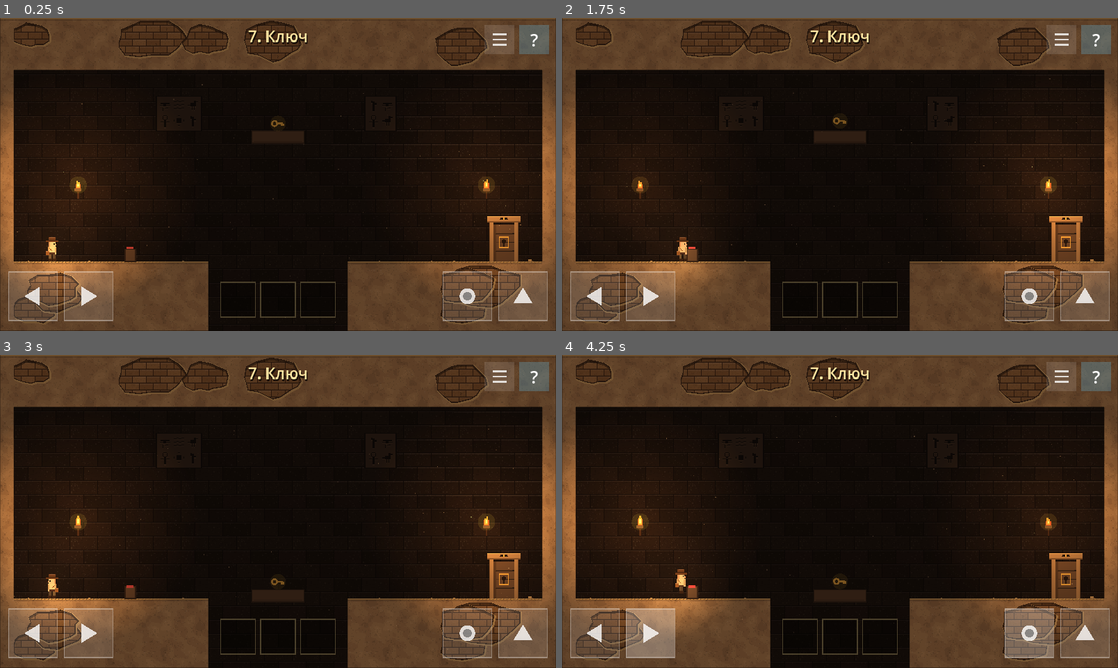
Above: before the commit, frames 1-4 (two rows, left to right).
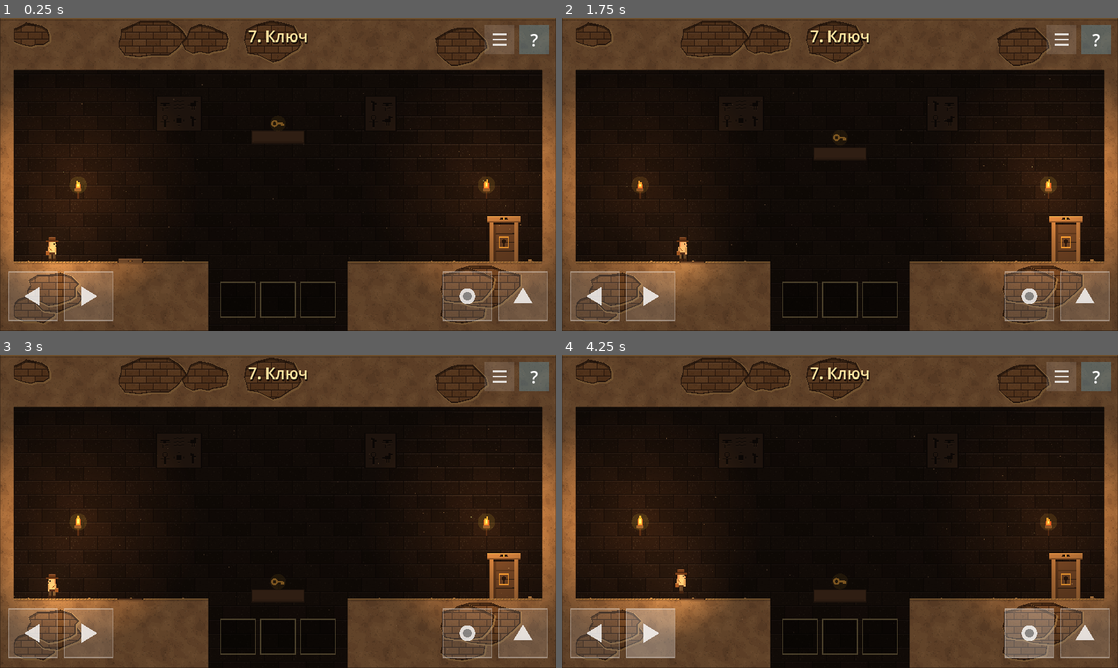
Above: after the commit, the same moments.

Repository: mrvadimjuravlev/mygame
Game: Godot game, scene res://levels/level_07.tscn
The game is run twice, just before and just after one commit, with the same random seed, the same clock (stepped at 60 frames per second) and the same inputs. This scene is started directly instead of the project's main scene.
Inputs (mouse positions are in pixels of both pictures, inside the frame that each line leads up to):
- Up to frame 1 (0.25 s): no input
- Up to frame 2 (1.75 s): tap Enter at 0.5 s; move the mouse to (962, 158) at 0.52 s; hold Right (move_right) 0.53-1.25 s; hold E (action) 0.53-1.25 s; click (962, 158) at 0.67 s; tap Space (jump) at 0.77, 1.07 s; drag from (728, 190) to (840, 121) at 1.27 s
- Up to frame 3 (3 s): move the mouse to (333, 442) at 2.02 s; hold Left (move_left) 2.03-2.75 s; hold E (action) 2.03-2.75 s; tap Enter at 2.1 s; drag from (250, 574) to (505, 580) at 2.77 s
- Up to frame 4 (4.25 s): tap Space (jump) at 3.5, 3.77, 4.07 s; move the mouse to (1006, 558) at 3.52 s; hold Right (move_right) from 3.53 s (still down); hold E (action) from 3.53 s (still down)

The runs differ from the first frame. In frame 1, 0.1% of the frame differs, in the area x 21-26%, y 73-79%; in frame 2, 0.7%, in the area x 21-93%, y 31-79%; in frame 3, 0.1%; in frame 4, 0.1%.

Commit message:
Level 7 button becomes a stone floor plate pressed by standing on it
Co-Authored-By: Claude Opus 5.5 (1M context) <noreply@anthropic.com>
Claude-Session: https://claude.ai/code/session_01Grf5WdcuQYwuX1MMBXvSiC

Diff:
--- a/levels/level_07.tscn
+++ b/levels/level_07.tscn
@@ -1,20 +1,20 @@
 [gd_scene load_steps=10 format=3]
 
-[ext_resource type="Script" path="res://scripts/level.gd" id="1_5d5ev"]
-[ext_resource type="Script" path="res://scripts/solid.gd" id="2_7ovfd"]
-[ext_resource type="Script" path="res://scripts/door.gd" id="3_d5lw6"]
-[ext_resource type="Script" path="res://scripts/key_item.gd" id="4_j51n5"]
-[ext_resource type="Script" path="res://scripts/lever.gd" id="5_cbj7m"]
-[ext_resource type="Script" path="res://scripts/exit_door.gd" id="6_ljekj"]
-[ext_resource type="Script" path="res://scripts/torch.gd" id="7_qy7ur"]
-[ext_resource type="Script" path="res://scripts/glyphs.gd" id="8_flphs"]
-[ext_resource type="Script" path="res://scripts/hero.gd" id="9_xyc30"]
+[ext_resource type="Script" path="res://scripts/level.gd" id="1_w6an2"]
+[ext_resource type="Script" path="res://scripts/solid.gd" id="2_lui3d"]
+[ext_resource type="Script" path="res://scripts/door.gd" id="3_ihsjy"]
+[ext_resource type="Script" path="res://scripts/key_item.gd" id="4_t0fvn"]
+[ext_resource type="Script" path="res://scripts/lever.gd" id="5_ctpr6"]
+[ext_resource type="Script" path="res://scripts/exit_door.gd" id="6_kvjho"]
+[ext_resource type="Script" path="res://scripts/torch.gd" id="7_8w4dr"]
+[ext_resource type="Script" path="res://scripts/glyphs.gd" id="8_abf21"]
+[ext_resource type="Script" path="res://scripts/hero.gd" id="9_st3a3"]
 
 [node name="Level07" type="Node2D"]
-script = ExtResource("1_5d5ev")
+script = ExtResource("1_w6an2")
 level_number = 7
 slogan = "Ключ"
-hints = PackedStringArray("Дверь заперта, а к ней не перепрыгнуть.", "Кнопка опускает камень с ключом над пропастью.", "Нажми кнопку, запрыгни на опустившийся камень, возьми ключ и прыгай к двери.")
+hints = PackedStringArray("Дверь заперта, а к ней не перепрыгнуть.", "Каменная плита в полу опускает камень с ключом над пропастью.", "Встань на плиту, запрыгни на опустившийся камень, возьми ключ и прыгай к двери.")
 tutorial_button = ""
 level_width = 640.0
 level_height = 360.0
--- a/scripts/lever.gd
+++ b/scripts/lever.gd
@@ -1,11 +1,12 @@
 @tool
 extends Area2D
 ## Рычаг: герой нажимает кнопку действия рядом с ним. Начало координат — точка крепления снизу.
+## В стиле button это каменная плита в полу: она чуть выступает и проседает, когда на неё встаёт герой.
 
 @export var targets: Array[NodePath] = []
 @export var effect: StringName = &"activate"
 @export var one_shot := true
-## lever — рычаг на стене, button — кнопка на каменном столбике.
+## lever — рычаг на стене, button — каменная плита в полу.
 @export_enum("lever", "button") var style := "lever":
 	set(value):
 		style = value
@@ -17,13 +18,24 @@
 func _ready() -> void:
 	if Engine.is_editor_hint():
 		return
-	add_to_group("interactable")
+	if style != "button":
+		add_to_group("interactable")
 	var shape := CollisionShape2D.new()
 	var rect := RectangleShape2D.new()
 	rect.size = Vector2(28, 26)
 	shape.shape = rect
 	shape.position = Vector2(0, -13)
 	add_child(shape)
+
+
+func _physics_process(_delta: float) -> void:
+	if style != "button" or Engine.is_editor_hint() or (pulled and one_shot):
+		return
+	# Плита нажимается, только когда герой стоит на ней, а не пролетает над ней.
+	for body in get_overlapping_bodies():
+		if body.is_in_group("hero") and body.is_on_floor() and absf(body.global_position.x - global_position.x) < 12.0:
+			use()
+			return
 
 
 func use() -> void:
@@ -37,11 +49,25 @@
 
 func _draw() -> void:
 	if style == "button":
-		draw_rect(Rect2(-6, -14, 12, 14), Color("6e5236"))
-		draw_rect(Rect2(-6, -14, 12, 14), Color("3b2a1c"), false, 1.0)
-		draw_rect(Rect2(-4, -17 if not pulled else -15, 8, 3), Color("d9534f"))
+		_draw_plate()
 		return
 	draw_rect(Rect2(-6, -6, 12, 6), Color("5e4630"))
 	var tip := Vector2(7, -18) if pulled else Vector2(-7, -18)
 	draw_line(Vector2(0, -4), tip, Color("b08850"), 3.0)
 	draw_circle(tip, 3.0, Color("d9534f"))
+
+
+func _draw_plate() -> void:
+	# Паз в полу, в который уходит плита.
+	draw_rect(Rect2(-15, 0, 30, 2), Color("1a120c"))
+	var h := 1.0 if pulled else 4.0
+	var top := -h + 1.0
+	var slab := Rect2(-14, top, 28, h + 1.0)
+	draw_rect(slab, Color("6e5236") if pulled else Color("8a6e4c"))
+	draw_rect(Rect2(-14, top, 28, 1), Color("5e4630") if pulled else Color("b49470"))
+	draw_rect(Rect2(-14, top, 1, h + 1.0), Color("5a4229"))
+	draw_rect(Rect2(13, top, 1, h + 1.0), Color("4a3524"))
+	if not pulled:
+		# Высеченный знак: глаз на лицевой грани плиты.
+		draw_rect(Rect2(-3, top + 2, 6, 1), Color("3b2a1c"))
+		draw_rect(Rect2(-1, top + 2, 2, 1), Color("d9a441"))
--- a/tools/autoplay.gd
+++ b/tools/autoplay.gd
@@ -91,8 +91,8 @@
 
 
 func _solve_07() -> void:
-	await _walk_to(150.0)
-	_press("action")
+	await _walk_to(150.0)  # встал на плиту — она нажимается
+	print("  плита нажата: ", current_scene.get_node("Button").pulled)
 	await _frames(70)  # камень опускается
 	await _walk_to(225.0)
 	await _jump_right()  # на камень, ключ подбирается
--- a/tools/build_levels.gd
+++ b/tools/build_levels.gd
@@ -139,7 +139,7 @@
 
 
 func _level_07() -> void:
-	_begin(7, "Ключ", 640, "", ["Дверь заперта, а к ней не перепрыгнуть.", "Кнопка опускает камень с ключом над пропастью.", "Нажми кнопку, запрыгни на опустившийся камень, возьми ключ и прыгай к двери."])
+	_begin(7, "Ключ", 640, "", ["Дверь заперта, а к ней не перепрыгнуть.", "Каменная плита в полу опускает камень с ключом над пропастью.", "Встань на плиту, запрыгни на опустившийся камень, возьми ключ и прыгай к двери."])
 	_root.restart_on_fall = true
 	_back(640)
 	_box(0, 280, 240, 360)       # пол слева
Not shown: 2 places in levels/level_07.tscn that only renumber resources
